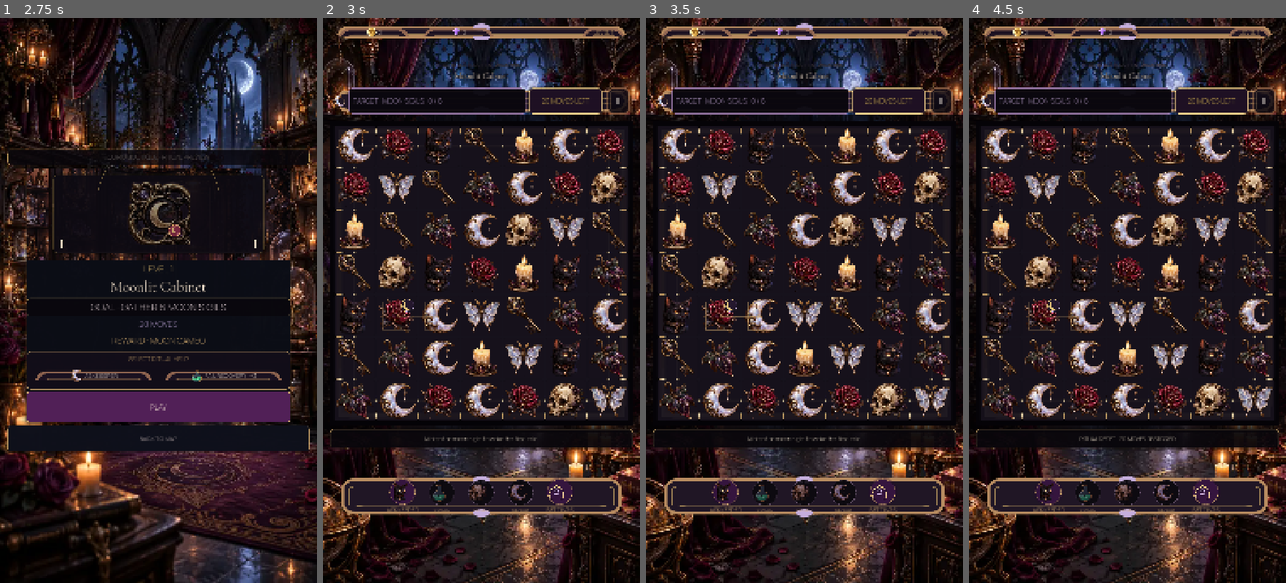
Above: before the commit, frames 1-4 (left to right).
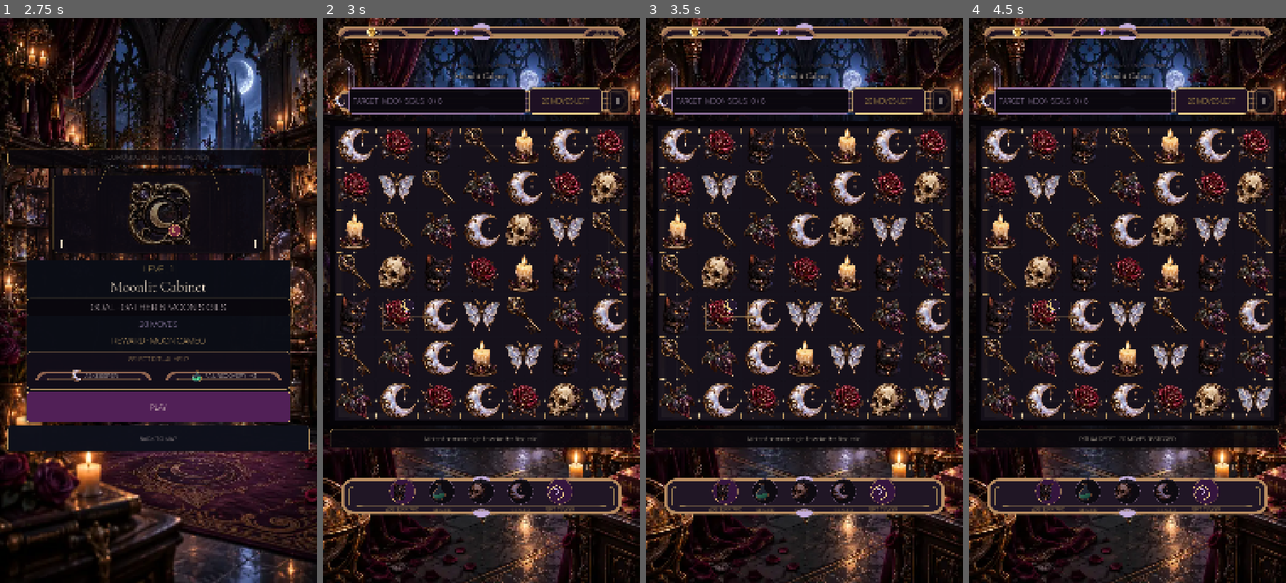
Above: after the commit, the same moments.

Repository: Jay-prodesign/akilta-match3
Game: Godot game, scene res://src/app/app_bootstrap.tscn
Same seed, same stepped clock (60 frames per second), same inputs: the game is played once before the commit and once after it.
Inputs:
- Up to frame 1 (2.75 s): click "ENTER THE HOUSE" at 0.5 s; click "PLAY LEVEL 1" at 1.25 s; click "1" at 2 s
- Up to frame 2 (3 s): click "PLAY" at 2.75 s
- Up to frame 3 (3.5 s): no input
- Up to frame 4 (4.5 s): click "Ⅱ" at 3.5 s; click "RESTART LEVEL" at 4.25 s

Frame 1 is identical in both runs. In frame 2, 0.6% of the frame differs, in the area x 19-80%, y 81-88%; in frame 3, 0.6%; in frame 4, 0.6%.

Commit message:
Keep gameplay booster labels inside tray (#114)
Keep booster labels readable inside the authored 160 px tray while preserving five 88 px touch targets, icons, and sealed-state truth.

Diff:
--- a/src/ui/gameplay/gameplay_screen.gd
+++ b/src/ui/gameplay/gameplay_screen.gd
@@ -1046,6 +1046,7 @@
 		"asset_backed_resource_chips": [$ResourceBar/Resources/CoinChip, $ResourceBar/Resources/GemChip, $ResourceBar/Resources/LevelBadgePlate].all(func(panel): return panel is PanelContainer and (panel as PanelContainer).get_theme_stylebox("panel") is StyleBoxTexture),
 		"level_badge_separated": ($ResourceBar/Resources/ResourceSpacer as Control).size_flags_horizontal == Control.SIZE_EXPAND_FILL,
 		"hint_booster_clearance": _booster_tray != null and hint_label != null and _booster_tray.global_position.y >= hint_label.global_position.y + hint_label.size.y + 12.0,
+		"booster_label_readability": [$BoosterTray/BoosterActions/HintSlot/Label, $BoosterTray/BoosterActions/SealedSlotA/Label, $BoosterTray/BoosterActions/SealedSlotB/Label, $BoosterTray/BoosterActions/SealedSlotC/Label, $BoosterTray/BoosterActions/SettingsSlot/Label].all(func(label): return label is Label and (label as Label).custom_minimum_size.y >= 32.0 and (label as Label).get_theme_font_size("font_size") >= 18) and [$BoosterTray/BoosterActions/HintSlot, $BoosterTray/BoosterActions/SealedSlotA, $BoosterTray/BoosterActions/SealedSlotB, $BoosterTray/BoosterActions/SealedSlotC, $BoosterTray/BoosterActions/SettingsSlot].all(func(slot): return slot is VBoxContainer and (slot as VBoxContainer).size_flags_vertical == Control.SIZE_SHRINK_CENTER),
 		"resource_bar_height": ($ResourceBar as PanelContainer).offset_bottom - ($ResourceBar as PanelContainer).offset_top,
 		"hud_plate_height": ($Layout/HUDPlate as PanelContainer).custom_minimum_size.y,
 		"booster_tray_height": (_booster_tray.offset_bottom - _booster_tray.offset_top) if _booster_tray != null else 0.0,
--- a/src/ui/gameplay/gameplay_screen.tscn
+++ b/src/ui/gameplay/gameplay_screen.tscn
@@ -538,6 +538,7 @@
 [node name="HintSlot" type="VBoxContainer" parent="BoosterTray/BoosterActions"]
 custom_minimum_size = Vector2(118, 128)
 layout_mode = 2
+size_flags_vertical = 4
 theme_override_constants/separation = 2
 alignment = 1
 
@@ -556,15 +557,20 @@
 tooltip_text = "Ask the Keeper for a legal move"
 
 [node name="Label" type="Label" parent="BoosterTray/BoosterActions/HintSlot"]
+custom_minimum_size = Vector2(0, 32)
 layout_mode = 2
 theme_override_colors/font_color = Color(0.945, 0.91, 0.866, 1)
-theme_override_font_sizes/font_size = 20
+theme_override_colors/font_outline_color = Color(0.02, 0.014, 0.028, 0.96)
+theme_override_constants/outline_size = 2
+theme_override_font_sizes/font_size = 22
 text = "ASK KEEPER"
 horizontal_alignment = 1
+vertical_alignment = 1
 
 [node name="SealedSlotA" type="VBoxContainer" parent="BoosterTray/BoosterActions"]
 custom_minimum_size = Vector2(118, 128)
 layout_mode = 2
+size_flags_vertical = 4
 theme_override_constants/separation = 2
 alignment = 1
 
@@ -584,15 +590,20 @@
 tooltip_text = "Booster slot sealed until its entitlement is implemented"
 
 [node name="Label" type="Label" parent="BoosterTray/BoosterActions/SealedSlotA"]
-layout_mode = 2
-theme_override_colors/font_color = Color(0.58, 0.52, 0.61, 1)
-theme_override_font_sizes/font_size = 16
+custom_minimum_size = Vector2(0, 32)
+layout_mode = 2
+theme_override_colors/font_color = Color(0.68, 0.61, 0.71, 1)
+theme_override_colors/font_outline_color = Color(0.02, 0.014, 0.028, 0.96)
+theme_override_constants/outline_size = 2
+theme_override_font_sizes/font_size = 18
 text = "SEALED"
 horizontal_alignment = 1
+vertical_alignment = 1
 
 [node name="SealedSlotB" type="VBoxContainer" parent="BoosterTray/BoosterActions"]
 custom_minimum_size = Vector2(118, 128)
 layout_mode = 2
+size_flags_vertical = 4
 theme_override_constants/separation = 2
 alignment = 1
 
@@ -612,15 +623,20 @@
 tooltip_text = "Booster slot sealed until its entitlement is implemented"
 
 [node name="Label" type="Label" parent="BoosterTray/BoosterActions/SealedSlotB"]
-layout_mode = 2
-theme_override_colors/font_color = Color(0.58, 0.52, 0.61, 1)
-theme_override_font_sizes/font_size = 16
+custom_minimum_size = Vector2(0, 32)
+layout_mode = 2
+theme_override_colors/font_color = Color(0.68, 0.61, 0.71, 1)
+theme_override_colors/font_outline_color = Color(0.02, 0.014, 0.028, 0.96)
+theme_override_constants/outline_size = 2
+theme_override_font_sizes/font_size = 18
 text = "SEALED"
 horizontal_alignment = 1
+vertical_alignment = 1
 
 [node name="SealedSlotC" type="VBoxContainer" parent="BoosterTray/BoosterActions"]
 custom_minimum_size = Vector2(118, 128)
 layout_mode = 2
+size_flags_vertical = 4
 theme_override_constants/separation = 2
 alignment = 1
 
@@ -640,15 +656,20 @@
 tooltip_text = "Booster slot sealed until its entitlement is implemented"
 
 [node name="Label" type="Label" parent="BoosterTray/BoosterActions/SealedSlotC"]
-layout_mode = 2
-theme_override_colors/font_color = Color(0.58, 0.52, 0.61, 1)
-theme_override_font_sizes/font_size = 16
+custom_minimum_size = Vector2(0, 32)
+layout_mode = 2
+theme_override_colors/font_color = Color(0.68, 0.61, 0.71, 1)
+theme_override_colors/font_outline_color = Color(0.02, 0.014, 0.028, 0.96)
+theme_override_constants/outline_size = 2
+theme_override_font_sizes/font_size = 18
 text = "SEALED"
 horizontal_alignment = 1
+vertical_alignment = 1
 
 [node name="SettingsSlot" type="VBoxContainer" parent="BoosterTray/BoosterActions"]
 custom_minimum_size = Vector2(118, 128)
 layout_mode = 2
+size_flags_vertical = 4
 theme_override_constants/separation = 2
 alignment = 1
 
@@ -667,11 +688,15 @@
 tooltip_text = "Audio and accessibility settings"
 
 [node name="Label" type="Label" parent="BoosterTray/BoosterActions/SettingsSlot"]
+custom_minimum_size = Vector2(0, 32)
 layout_mode = 2
 theme_override_colors/font_color = Color(0.945, 0.91, 0.866, 1)
-theme_override_font_sizes/font_size = 20
+theme_override_colors/font_outline_color = Color(0.02, 0.014, 0.028, 0.96)
+theme_override_constants/outline_size = 2
+theme_override_font_sizes/font_size = 22
 text = "SETTINGS"
 horizontal_alignment = 1
+vertical_alignment = 1
 
 [node name="PauseOverlay" type="Control" parent="."]
 visible = false
--- a/tests/unit/test_gameplay_authored_presentation_shell.gd
+++ b/tests/unit/test_gameplay_authored_presentation_shell.gd
@@ -23,6 +23,7 @@
 	_expect(bool(contract.get("north_star_objective_strip", false)), "Gameplay target/moves strip must retain the locked North Star hierarchy")
 	_expect(bool(contract.get("north_star_booster_tray", false)), "Gameplay lower booster tray must use the locked 160 logical px family with 88 px touch targets")
 	_expect(bool(contract.get("hint_booster_clearance", false)), "Gameplay hint band must remain fully visible above the booster tray")
+	_expect(bool(contract.get("booster_label_readability", false)), "Gameplay booster labels must retain a dedicated readable band inside the ornamental tray edge")
 	_expect(bool(contract.get("deterministic_gameplay_geometry", false)), "Gameplay tray geometry must be authored rather than positioned by runtime magic")
 	_expect(bool(contract.get("truthful_sealed_slots", false)), "Unavailable boosters must remain visibly sealed rather than pretending to be usable")
 	_expect(bool(contract.get("authored_target_moves_hierarchy", false)), "Gameplay target and moves hierarchy must use authored production plates")
@@ -54,6 +55,10 @@
 	var sealed_b := screen.get_node_or_null("BoosterTray/BoosterActions/SealedSlotB/SealedBoostB") as Button
 	var sealed_c := screen.get_node_or_null("BoosterTray/BoosterActions/SealedSlotC/SealedBoostC") as Button
 	var settings := screen.get_node_or_null("BoosterTray/BoosterActions/SettingsSlot/SettingsShortcut") as Button
+	var keeper_label := screen.get_node_or_null("BoosterTray/BoosterActions/HintSlot/Label") as Label
+	var settings_label := screen.get_node_or_null("BoosterTray/BoosterActions/SettingsSlot/Label") as Label
+	var sealed_label := screen.get_node_or_null("BoosterTray/BoosterActions/SealedSlotA/Label") as Label
+	var keeper_slot := screen.get_node_or_null("BoosterTray/BoosterActions/HintSlot") as VBoxContainer
 	_expect(objective != null and moves != null, "Authored HUD objective/moves slots missing")
 	_expect(objective_icon != null and objective_icon.texture != null, "Authored objective plate must expose production objective art")
 	_expect(objective != null and objective.text.begins_with("TARGET ·"), "Objective copy must read as a clear top target block")
@@ -82,6 +87,10 @@
 	_expect(sealed_b != null and sealed_b.disabled and sealed_b.icon != null, "Second future booster slot must be visibly sealed with production art")
 	_expect(sealed_c != null and sealed_c.disabled and sealed_c.icon != null, "Third future booster slot must be visibly sealed with production art")
 	_expect(settings != null and settings.custom_minimum_size.y >= 88.0 and settings.icon != null, "Lower gameplay bar must expose a real Settings utility")
+	_expect(keeper_label != null and keeper_label.custom_minimum_size.y >= 32.0 and keeper_label.get_theme_font_size("font_size") >= 22, "ASK KEEPER label must stay readable above the tray border")
+	_expect(settings_label != null and settings_label.custom_minimum_size.y >= 32.0 and settings_label.get_theme_font_size("font_size") >= 22, "Settings label must stay readable above the tray border")
+	_expect(sealed_label != null and sealed_label.custom_minimum_size.y >= 32.0 and sealed_label.get_theme_font_size("font_size") >= 18, "Sealed booster state must remain legible rather than disappearing into the tray border")
+	_expect(keeper_slot != null and keeper_slot.size_flags_vertical == Control.SIZE_SHRINK_CENTER, "Booster slot stacks must shrink-center inside the tray instead of stretching labels through the ornamental border")
 
 	screen.settings_requested.connect(func(): settings_requested = true)
 	if settings != null:
